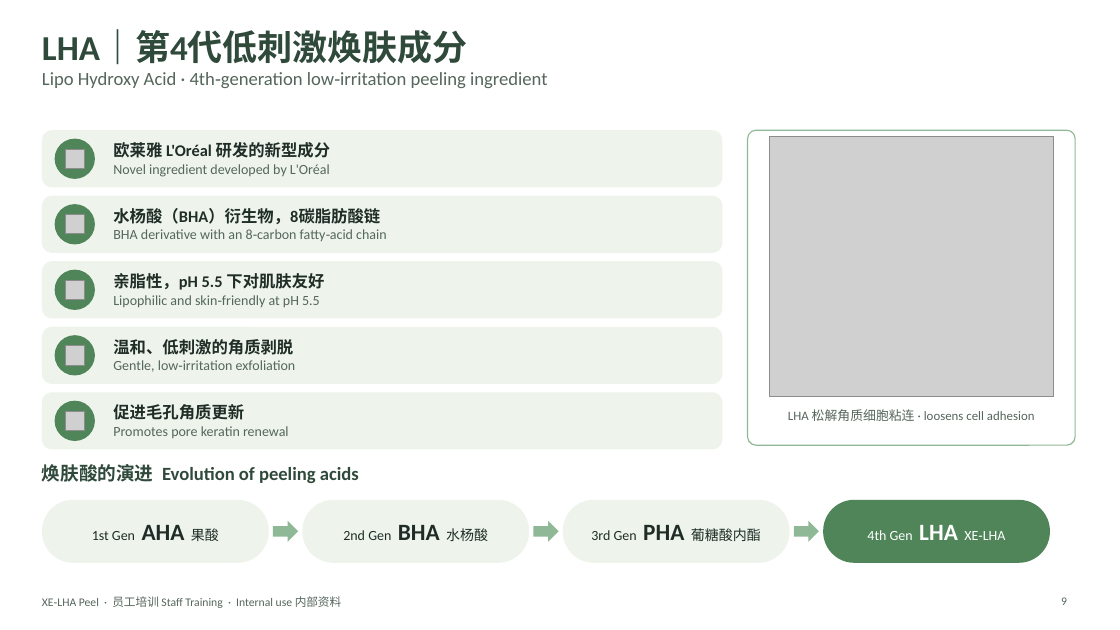
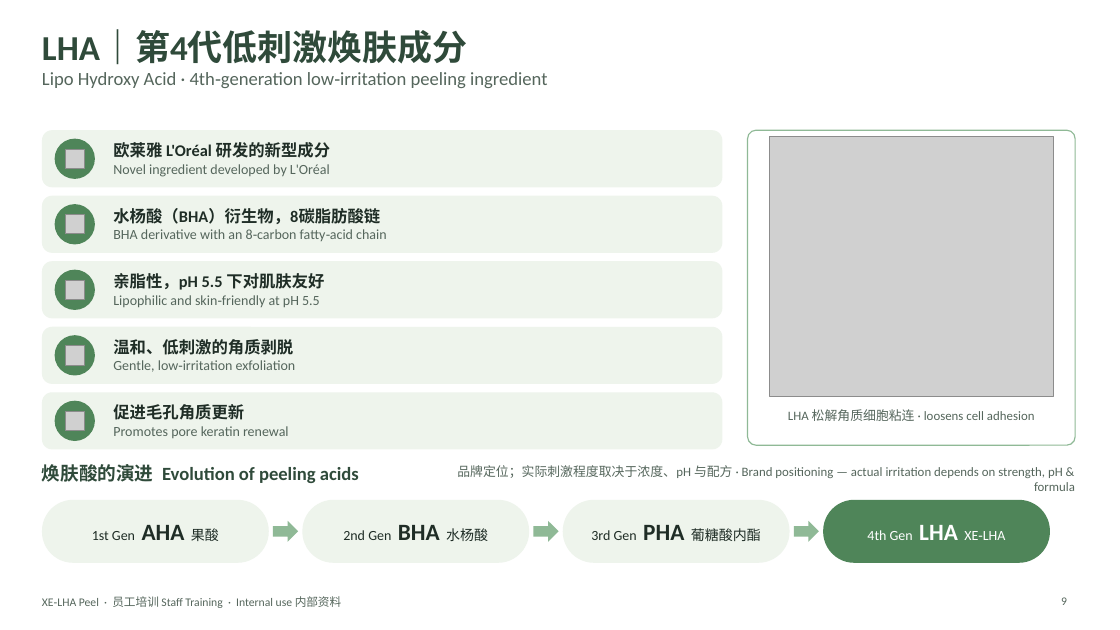
Before and after one commit to wanxinlee/cautious-computing-machine, a slide deck: slide 9 of XE-LHA-Peel-Staff-Training.pptx. Drawn at 1120x630 pixels with LibreOffice and Linux fonts; fonts in the diff are those of the drawing; grey boxes stand for pictures. Boxes give left, top, right and bottom in pixels: in the first picture for what was removed or moved away, otherwise in the second. Text is boxed around its words. In the diff, an @@ line names an element or a change of style, - is before the commit and + after.

```diff
--- a/XE-LHA-Peel-Staff-Training.pptx
+++ b/XE-LHA-Peel-Staff-Training.pptx
@@ text added at box(457, 465, 1075, 491), 11 pt, text #55665C @@
+品牌定位；实际刺激程度取决于浓度、pH 与配方 · Brand positioning — actual irritation depends on strength, pH & formula
```
Also in this commit, not shown: 2 other slides changed, 18 slides added, 2 slides removed.
